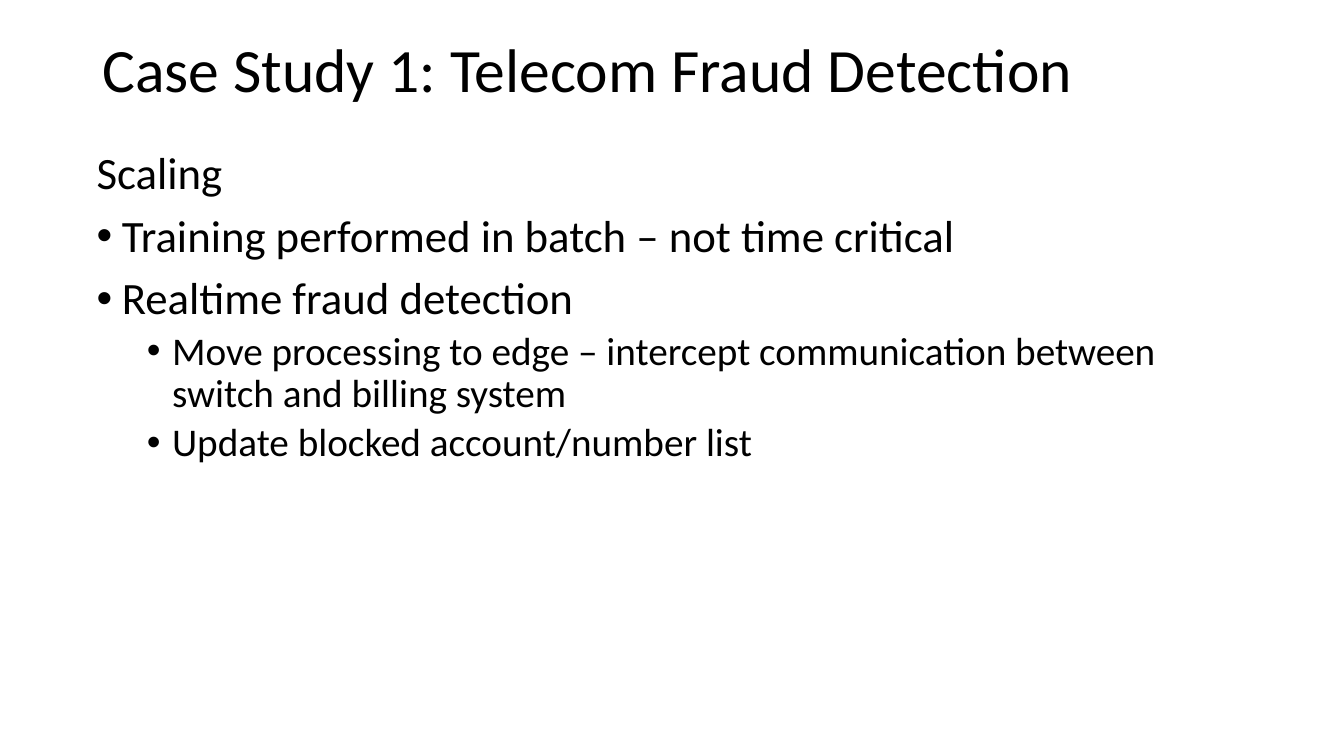
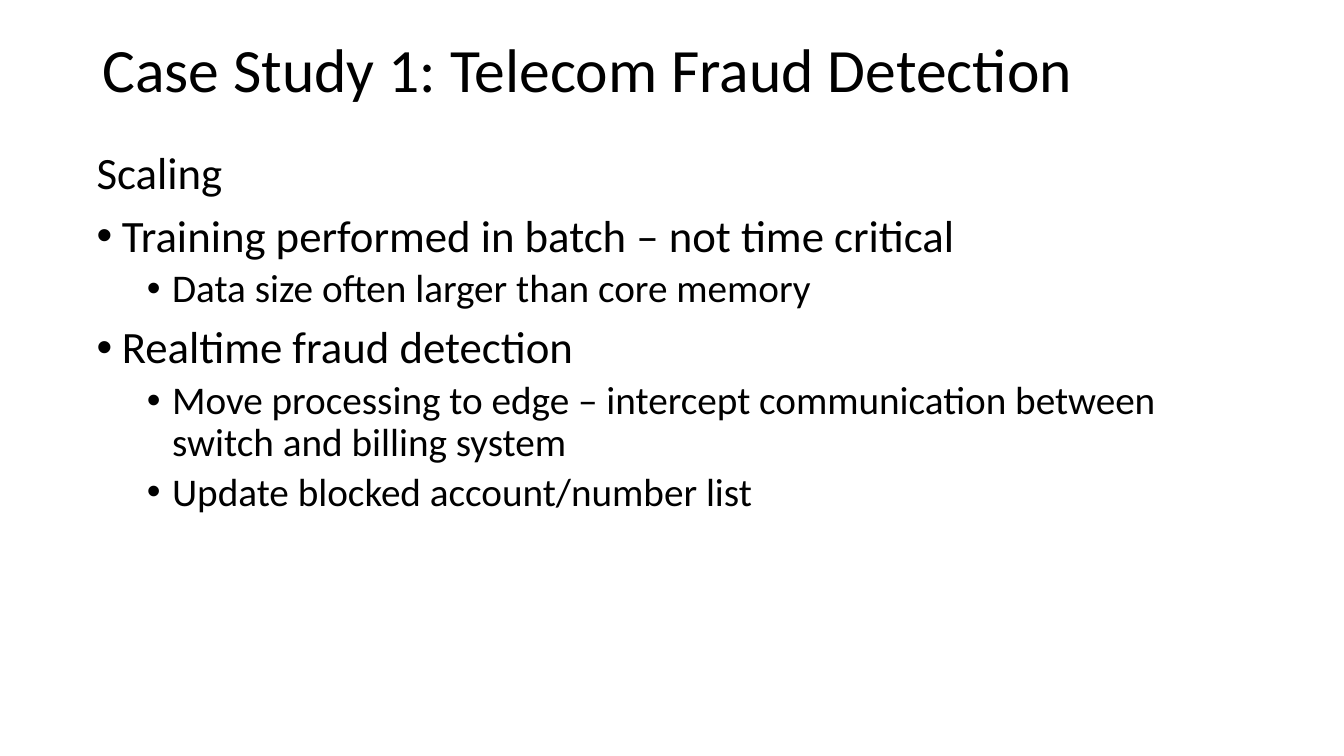
Before and after one commit to harelgabainew/school1, a slide deck: slide 17 of slides/2_StreamingAnalytics.pptx (slide 15 before the commit). Drawn at 1344x756 pixels with LibreOffice and Linux fonts; fonts in the diff are those of the drawing. Boxes give left, top, right and bottom in pixels: in the first picture for what was removed or moved away, otherwise in the second. Text is boxed around its words. In the diff, an @@ line names an element or a change of style, - is before the commit and + after.

```diff
--- a/slides/2_StreamingAnalytics.pptx
+++ b/slides/2_StreamingAnalytics.pptx
@@ text at (x1=172, y1=274, x2=810, y2=309): paragraph added @@
+  • Data size often larger than core memory
```
Also in this commit, not shown: 2 other slides changed, 2 slides added.
